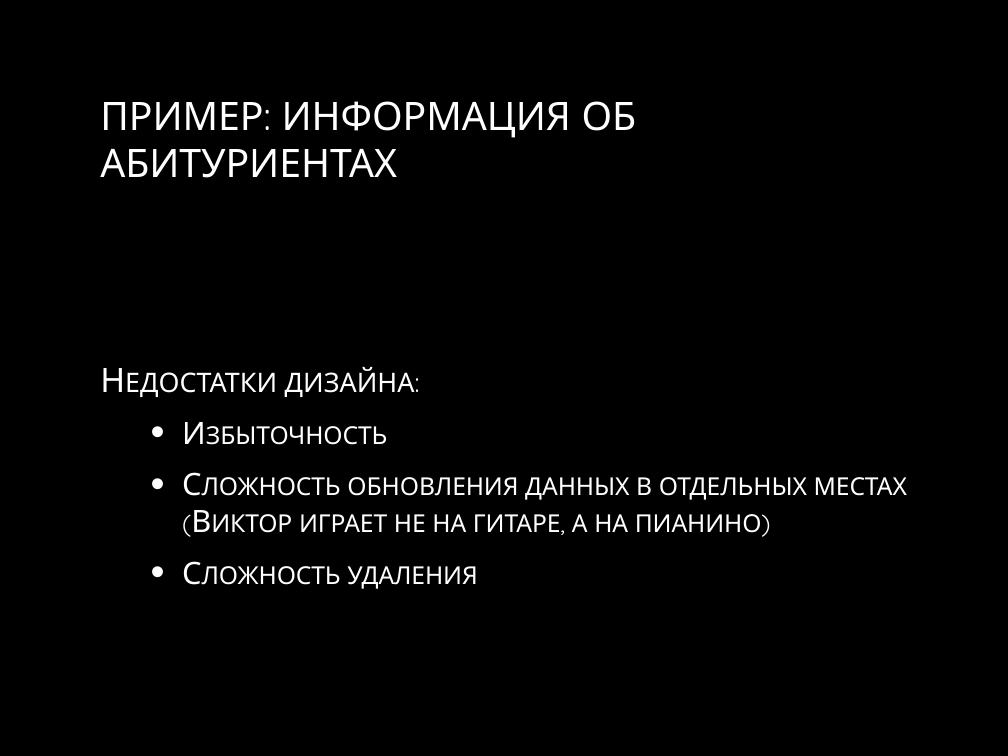
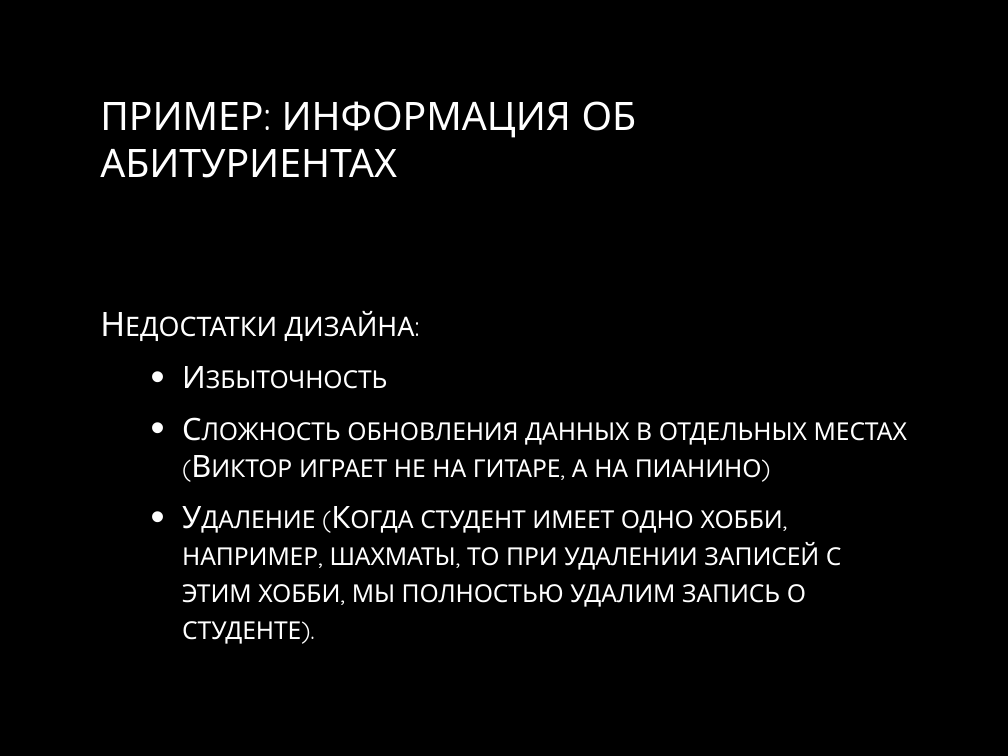
Before and after one commit to smurav/db13-14, a slide deck: slide 8 of sql/lectures/8_relational_design.pptx. Drawn at 1008x756 pixels with LibreOffice and Linux fonts; fonts in the diff are those of the drawing; background and template pictures are left out. Boxes give left, top, right and bottom in pixels: in the first picture for what was removed or moved away, otherwise in the second. Text is boxed around its words. In the diff, an @@ line names an element or a change of style, - is before the commit and + after.

```diff
--- a/sql/lectures/8_relational_design.pptx
+++ b/sql/lectures/8_relational_design.pptx
@@ text at [182, 510, 842, 644]: text changed @@
-  • Сложность удаления
+  • Удаление (Когда студент имеет одно хобби, например, шахматы, то при удалении записей с этим хобби, мы полностью удалим запись о студенте).
```
Also in this commit, not shown: 2 other slides changed, 13 slides added.
